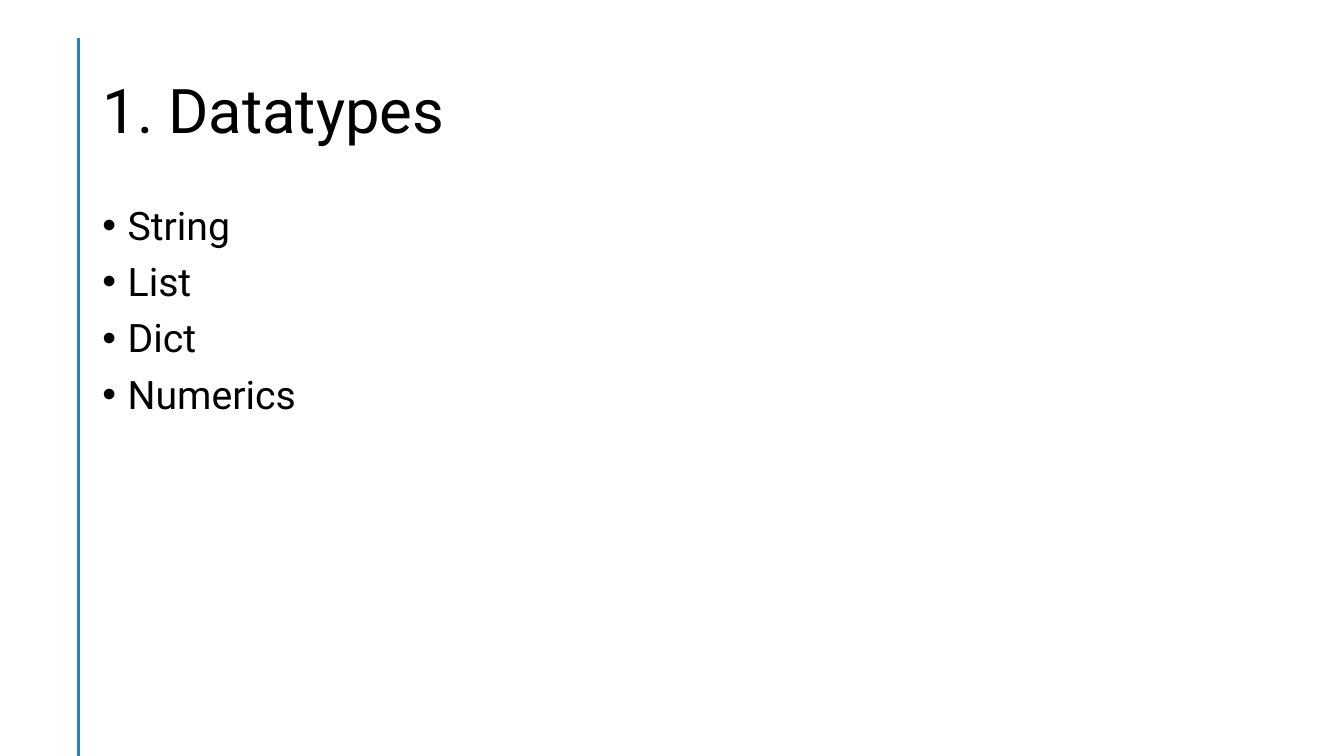
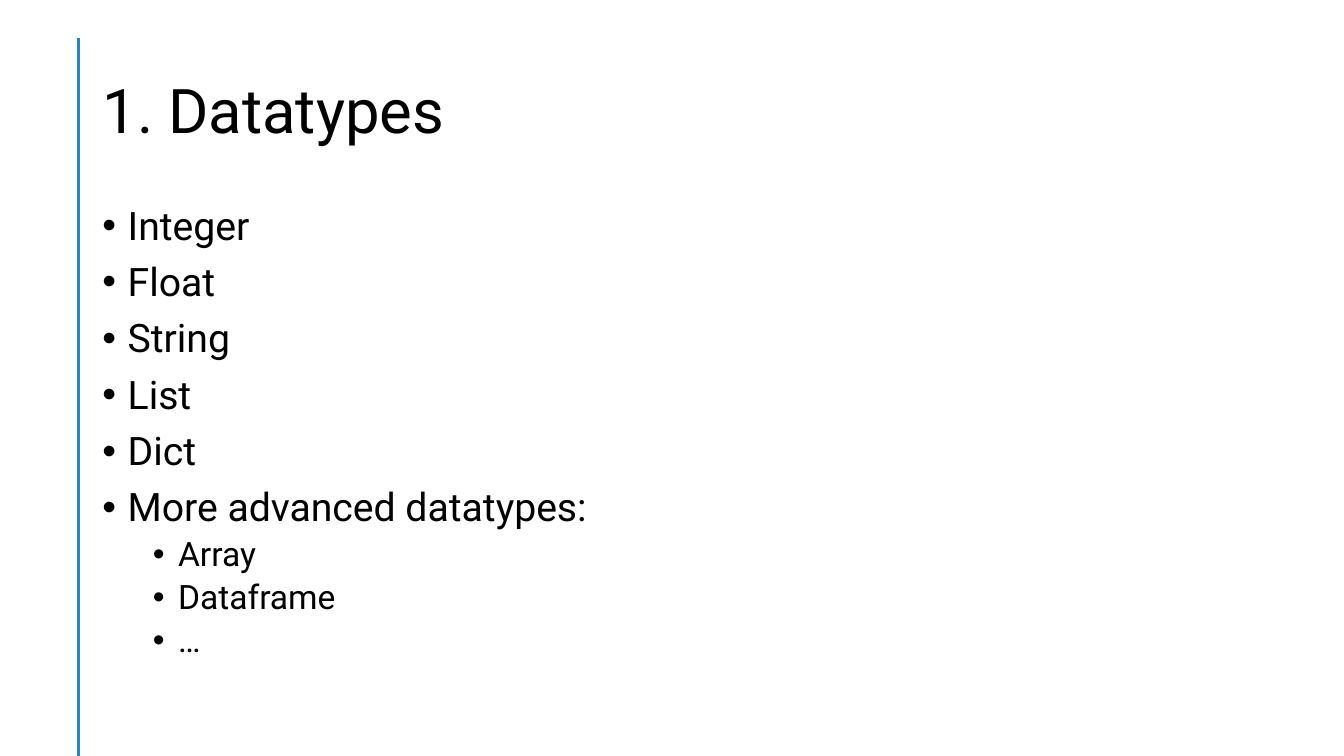
Before and after one commit to slevin48/training, a slide deck: slide 4 of doc/Python 101.pptx (slide 3 before the commit). Drawn at 1344x756 pixels with LibreOffice and Linux fonts; fonts in the diff are those of the drawing. Boxes give left, top, right and bottom in pixels: in the first picture for what was removed or moved away, otherwise in the second. Text is boxed around its words. In the diff, an @@ line names an element or a change of style, - is before the commit and + after.

```diff
--- a/doc/Python 101.pptx
+++ b/doc/Python 101.pptx
@@ text at [128, 212, 250, 297]: paragraphs added @@
+• Integer
+• Float
@@ text at [128, 491, 586, 610]: text changed @@
-• Numerics
+• More advanced datatypes:
+  • Array
+  • Dataframe
+  • …
```
Also in this commit, not shown: 4 other slides changed, 8 slides added, 1 other file.
